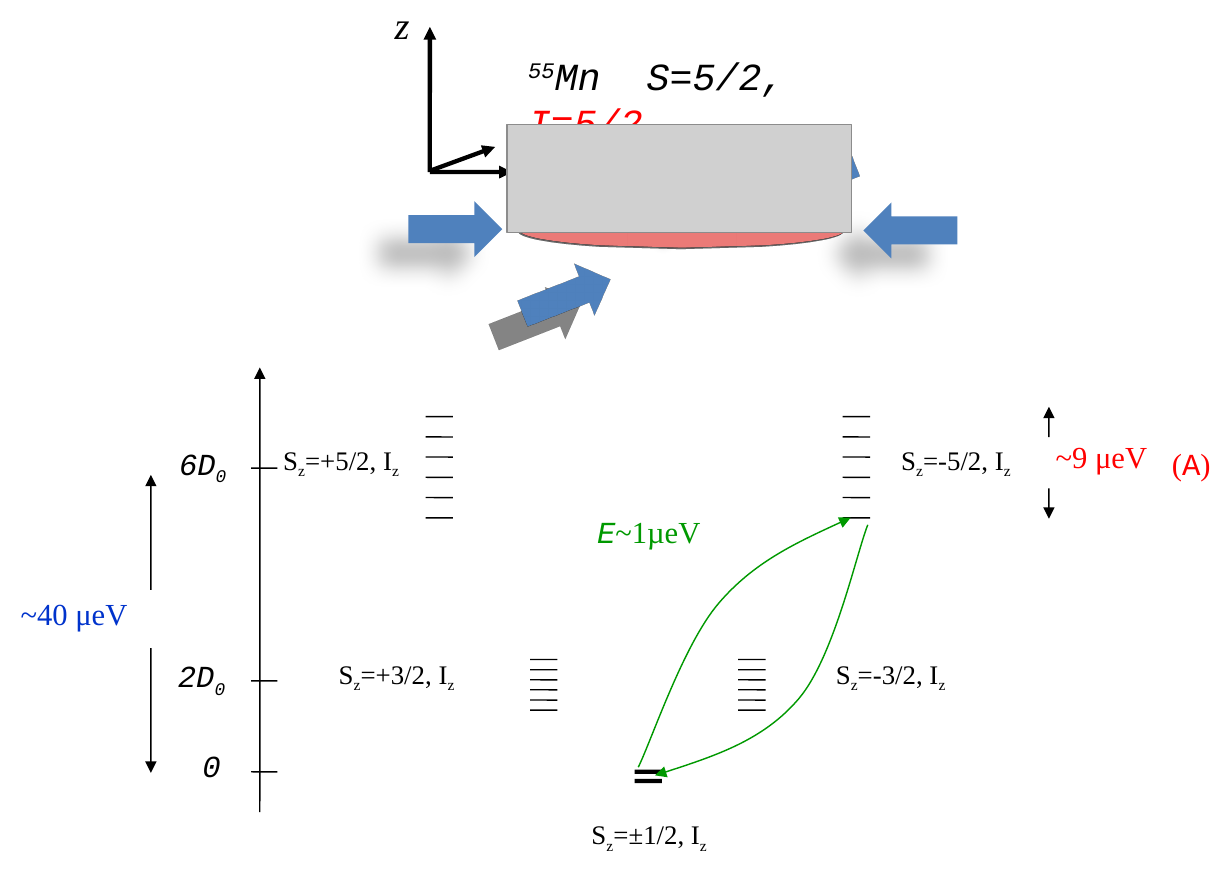
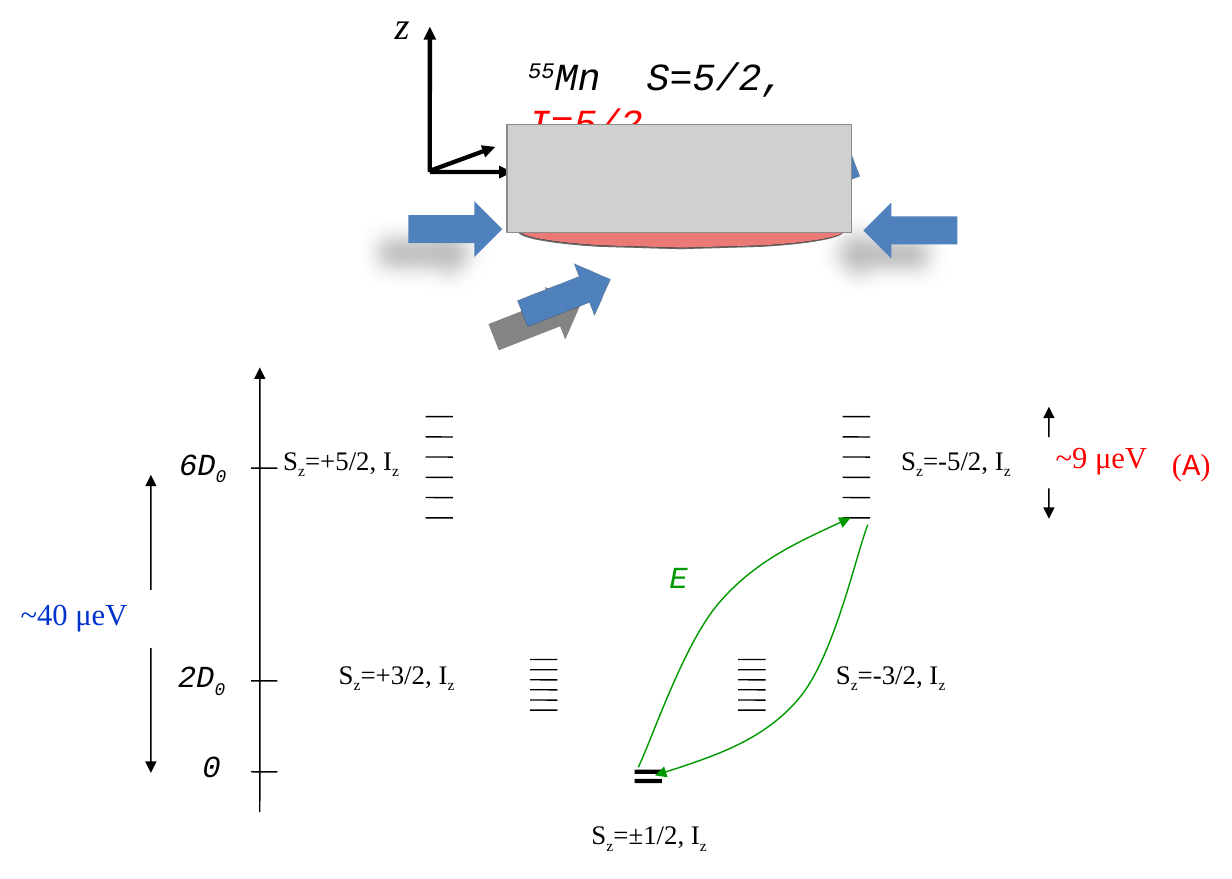
Before and after one commit to audreyazura/PhDThesis, a slide deck: slide 1 of 01-QD/Pictures/MnFineStruct.pptx. Drawn at 1232x879 pixels with LibreOffice and Linux fonts; fonts in the diff are those of the drawing; grey boxes stand for pictures. Boxes give left, top, right and bottom in pixels: in the first picture for what was removed or moved away, otherwise in the second. Text is boxed around its words. In the diff, an @@ line names an element or a change of style, - is before the commit and + after.

```diff
--- a/01-QD/Pictures/MnFineStruct.pptx
+++ b/01-QD/Pictures/MnFineStruct.pptx
@@ text at (669,568,687,588): text changed; font Times New Roman to Courier New; italic on @@
-E~1µeV
+E
```
Also in this commit, not shown: 11 other files.
